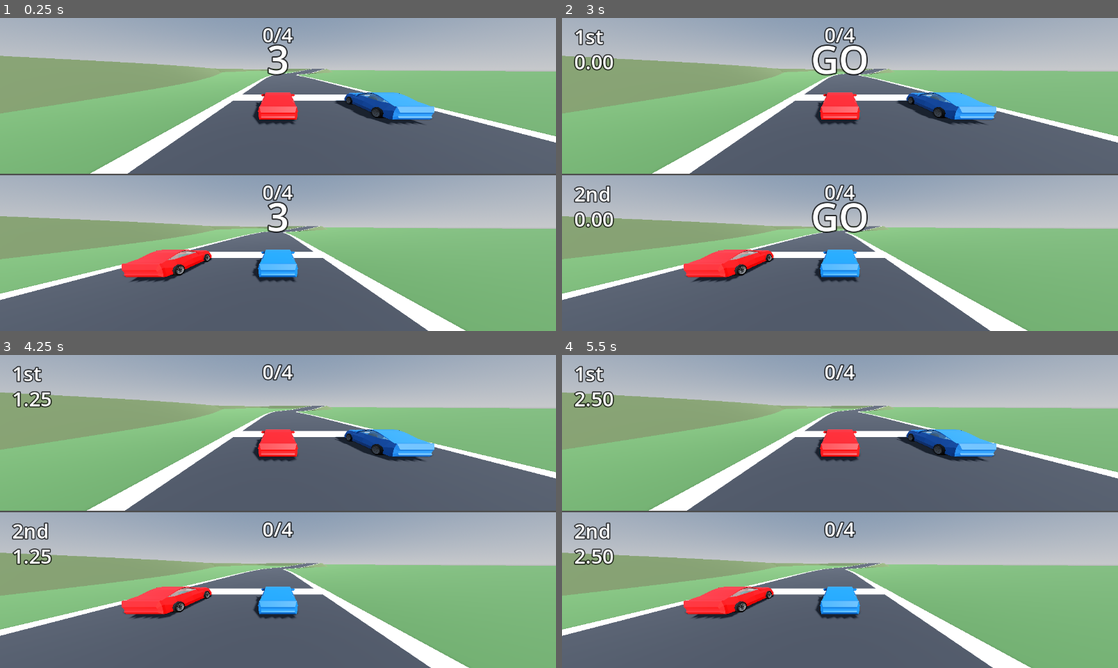
Above: before the commit, frames 1-4 (two rows, left to right).
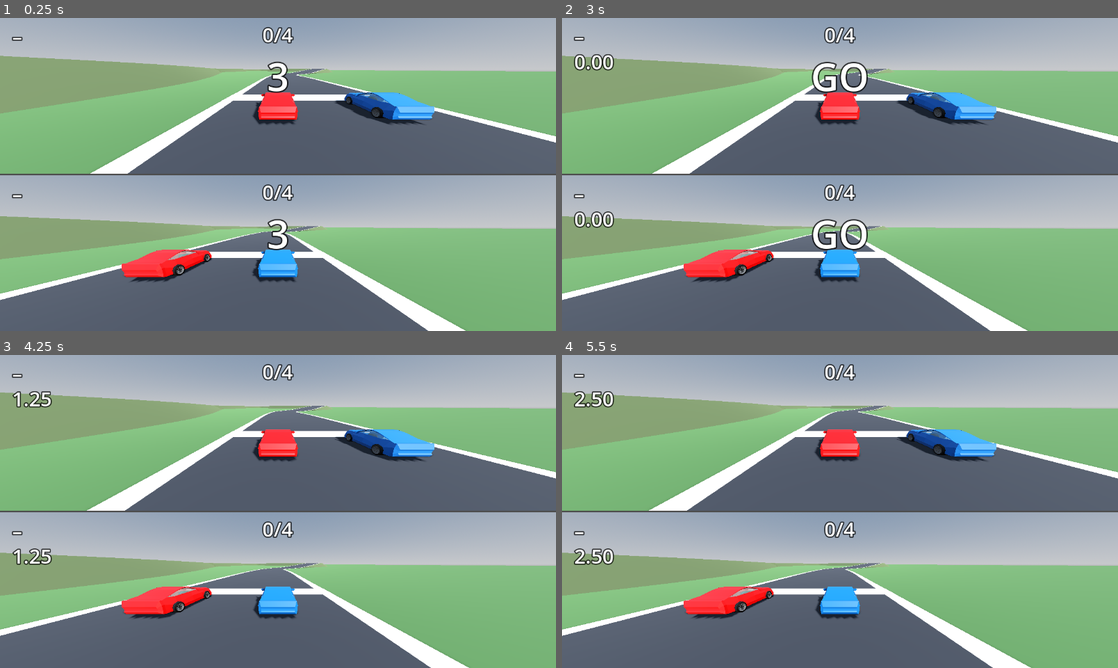
Above: after the commit, the same moments.

Repository: erte-del/2p-racing-game
Game: Godot game, scene res://scenes/main.tscn
The game is run twice, just before and just after one commit, with the same random seed, the same clock (stepped at 60 frames per second) and the same inputs.
Inputs:
- Up to frame 1 (0.25 s): no input
- Up to frame 2 (3 s): tap Enter at 0.5, 2.75 s; tap Space at 1.25 s
- Up to frame 3 (4.25 s): no input
- Up to frame 4 (5.5 s): no input

The runs differ from the first frame. In frame 1, 0.9% of the frame differs, in the area x 2-52%, y 6-75%; in frame 2, 2.5%, in the area x 2-55%, y 3-75%; in frame 3, 0.4%; in frame 4, 0.4%.

Commit message:
Show a dash until a player actually leads
Off the grid both cars are the same distance along the course, so the
places were arbitrary until someone moved: player one simply got first.
Position now reads as a dash until a lead exists.

Claiming a place takes lead_margin and giving it up takes a fall back
inside the smaller level_margin, so the display holds steady while the
cars run wheel to wheel instead of strobing between first and second.

The reset also had to move to the end of _place_on_grid: run before the
cars are actually placed, it read their old positions and handed someone
a lead they no longer had.

The countdown sits lower now, since moving the tally to the top of each
half left the two crowding each other.

Co-Authored-By: Claude Opus 5 <noreply@anthropic.com>

Diff:
--- a/scenes/main.tscn
+++ b/scenes/main.tscn
@@ -225,7 +225,7 @@
 layout_mode = 2
 size_flags_vertical = 3
 mouse_filter = 2
-theme_override_constants/margin_bottom = 170
+theme_override_constants/margin_bottom = 90
 
 [node name="Label" type="Label" parent="Countdown/Top" unique_id=294020423]
 layout_mode = 2
@@ -240,7 +240,7 @@
 layout_mode = 2
 size_flags_vertical = 3
 mouse_filter = 2
-theme_override_constants/margin_bottom = 170
+theme_override_constants/margin_bottom = 90
 
 [node name="Label" type="Label" parent="Countdown/Bottom" unique_id=2060257741]
 layout_mode = 2
--- a/scripts/main.gd
+++ b/scripts/main.gd
@@ -57,6 +57,12 @@
 ## A car further than this from the centreline is not really on the course, so
 ## it cannot trip the finish line from somewhere out in the scenery.
 @export var finish_corridor := 25.0
+## Metres of lead needed before a player is shown as leading. Until then, and
+## whenever they are level again, both see a dash.
+@export var lead_margin := 1.5
+## Falling back inside this gap makes it level again. The two differ so the
+## places cannot strobe while the cars run wheel to wheel.
+@export var level_margin := 0.6
 
 var _cars: Array[Car] = []
 var _racing := false
@@ -71,6 +77,8 @@
 var _respawn := PackedFloat32Array()
 ## The next checkpoint each car has yet to reach.
 var _next_checkpoint := PackedInt32Array()
+## Who is currently ahead, or -1 while the cars are level.
+var _leader := -1
 
 
 func _ready() -> void:
@@ -256,10 +264,23 @@
 
 ## Who is ahead, by distance along the course. Each player is told their own
 ## position, in their own half.
+##
+## Nobody leads off the grid, where both cars are the same distance along, so
+## the places start as a dash rather than picking one arbitrarily. The two
+## margins give it hysteresis: a lead has to be earned, and only a clear return
+## to level gives it up, so the display cannot strobe wheel to wheel.
 func _show_places() -> void:
-	var ahead := _offset_of(_cars[0]) >= _offset_of(_cars[1])
-	_places[0].text = "1st" if ahead else "2nd"
-	_places[1].text = "2nd" if ahead else "1st"
+	var gap := _offset_of(_cars[0]) - _offset_of(_cars[1])
+	if absf(gap) < level_margin:
+		_leader = -1
+	elif absf(gap) > lead_margin:
+		_leader = 0 if gap > 0.0 else 1
+
+	for i in _places.size():
+		if _leader < 0:
+			_places[i].text = "\u2013"
+		else:
+			_places[i].text = "1st" if i == _leader else "2nd"
 
 
 ## How many checkpoints this player has banked, in their own half only, since
@@ -345,3 +366,8 @@
 				+ Vector3.UP * grid_clearance)
 		# look_at aims -Z, which is the car's forward.
 		car.look_at(car.global_position + forward, Vector3.UP)
+
+	# Only once the cars are actually on the grid, or this reads their old
+	# positions and hands someone a lead they no longer have.
+	_leader = -1
+	_show_places()
Not shown, changed: README.md
